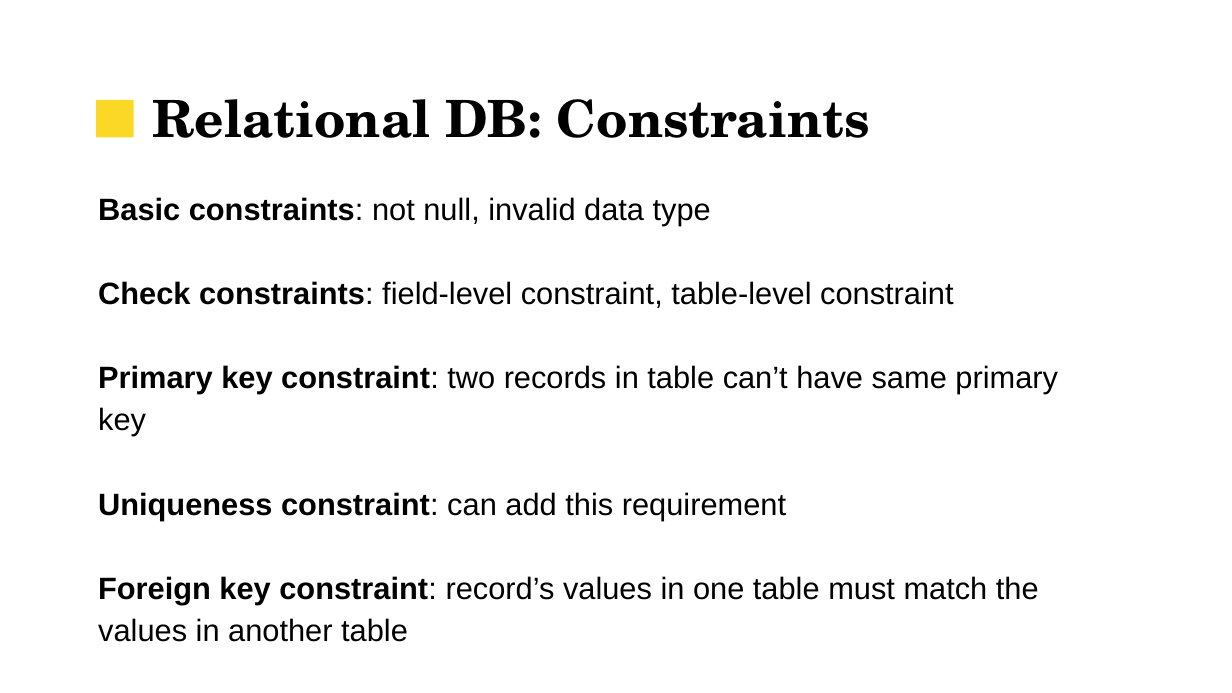
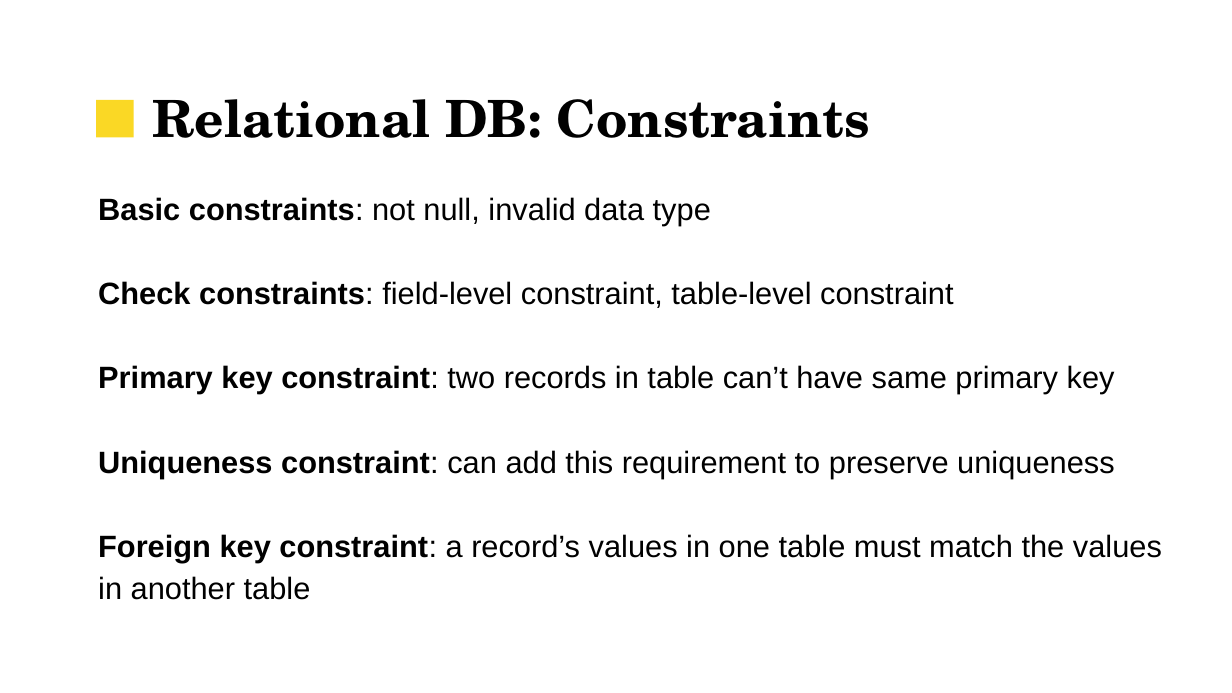
Before and after one commit to UVADS/data_engineering, a slide deck: slide 10 of database_sw_kills/db_design.pptx. Drawn at 1232x693 pixels with LibreOffice and Linux fonts; fonts in the diff are those of the drawing; background and template pictures are left out. Boxes give left, top, right and bottom in pixels: in the first picture for what was removed or moved away, otherwise in the second. Text is boxed around its words. In the diff, an @@ line names an element or a change of style, - is before the commit and + after.

```diff
--- a/database_sw_kills/db_design.pptx
+++ b/database_sw_kills/db_design.pptx
@@ text at (98, 450, 1162, 600): text changed @@
-Uniqueness constraint: can add this requirement
-Foreign key constraint: record’s values in one table must match the values in another table
+Uniqueness constraint: can add this requirement to preserve uniqueness
+Foreign key constraint: a record’s values in one table must match the values in another table
```
Also in this commit, not shown: 2 other slides changed, 1 other file.
